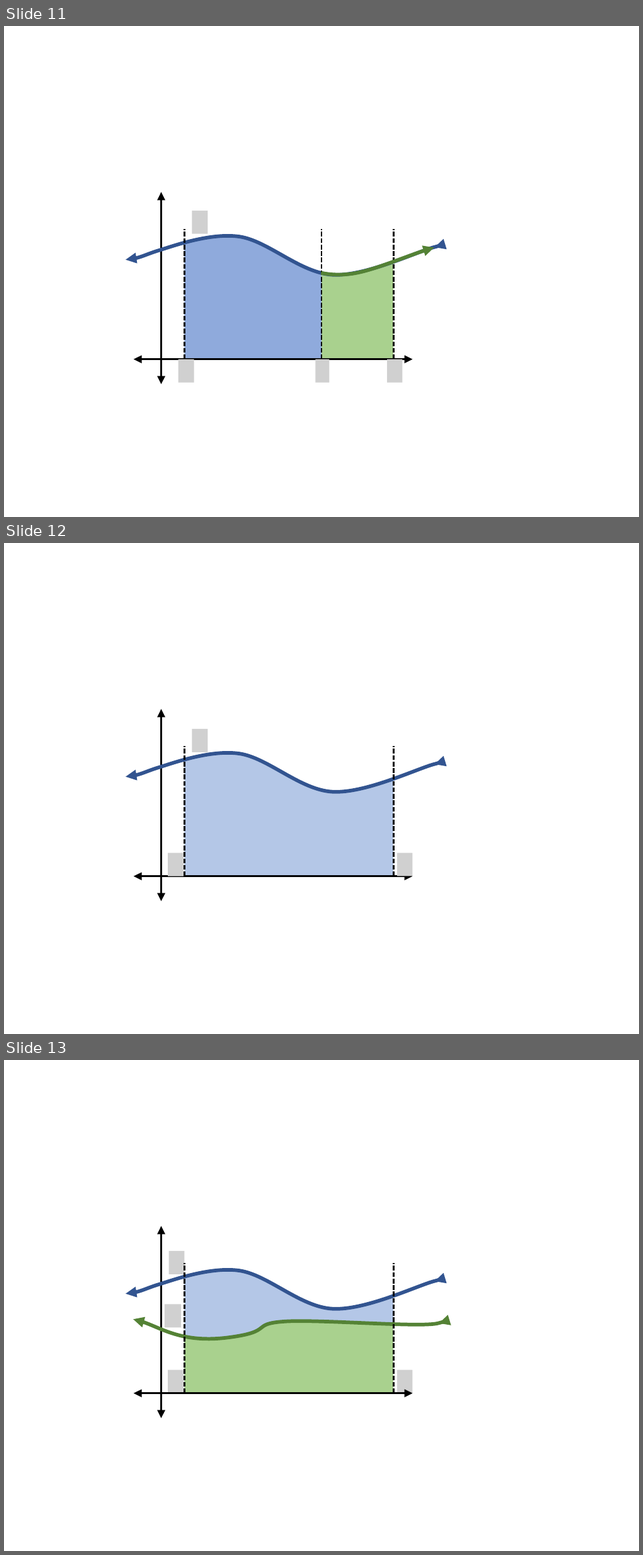
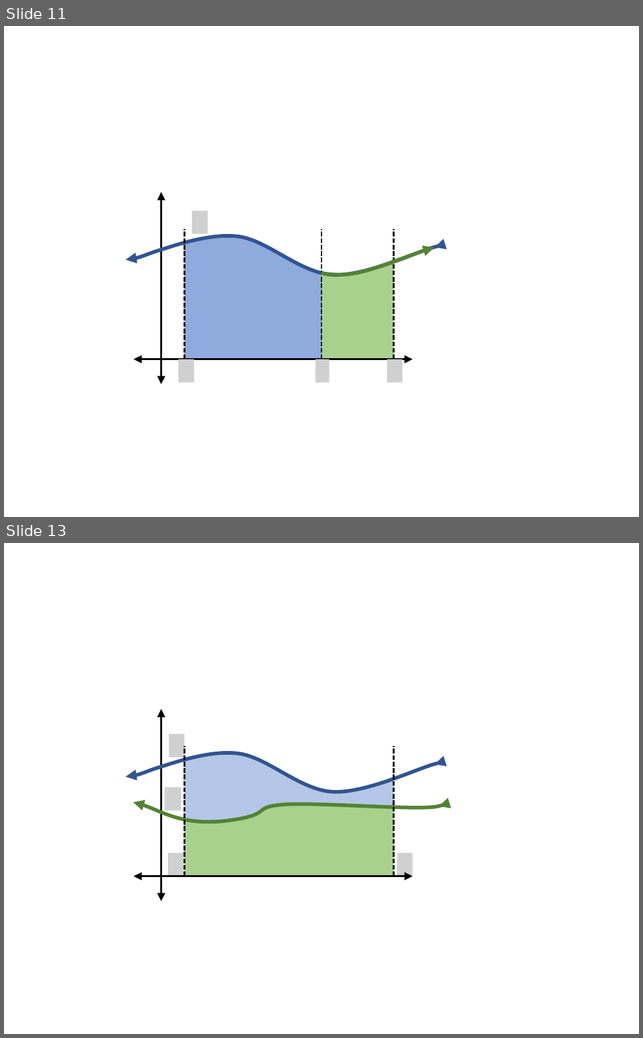
Before and after one commit to skoluguri30/calculus-notes, a slide deck: 5-2 Visuals.pptx. Shown one above the other, each under a label of ours: slides 11, 12 and 13 before the commit, slides 11 and 13 after it; the slides between them are not shown. The pictures are 643x1555 and 643x1038 pixels, drawn with LibreOffice and Linux fonts; fonts in the diff are those of the drawing; grey boxes stand for pictures. Boxes give left, top, right and bottom in pixels: in the first picture for what was removed or moved away, otherwise in the second. Text is boxed around its words. In the diff, an @@ line names an element or a change of style, - is before the commit and + after.

```diff
--- a/5-2 Visuals.pptx
+++ b/5-2 Visuals.pptx
@@ slide 12 removed at <box>4,543,639,1034</box>, background #FFFFFF @@
@@ double arrow removed from (161, 901) to (161, 709) @@
@@ picture removed at <box>192,729,207,752</box> @@
@@ line removed from (185, 876) to (185, 746) @@
@@ line removed from (394, 876) to (394, 746) @@
@@ freeform shape removed at <box>126,753,444,792</box> @@
@@ freeform shape removed at <box>185,753,394,876</box> @@
@@ picture removed at <box>168,853,184,876</box> @@
@@ picture removed at <box>397,852,413,876</box> @@
@@ double arrow removed from (134, 876) to (413, 876) @@
```
Also in this commit, not shown: 1 slide added, 3 other files.
